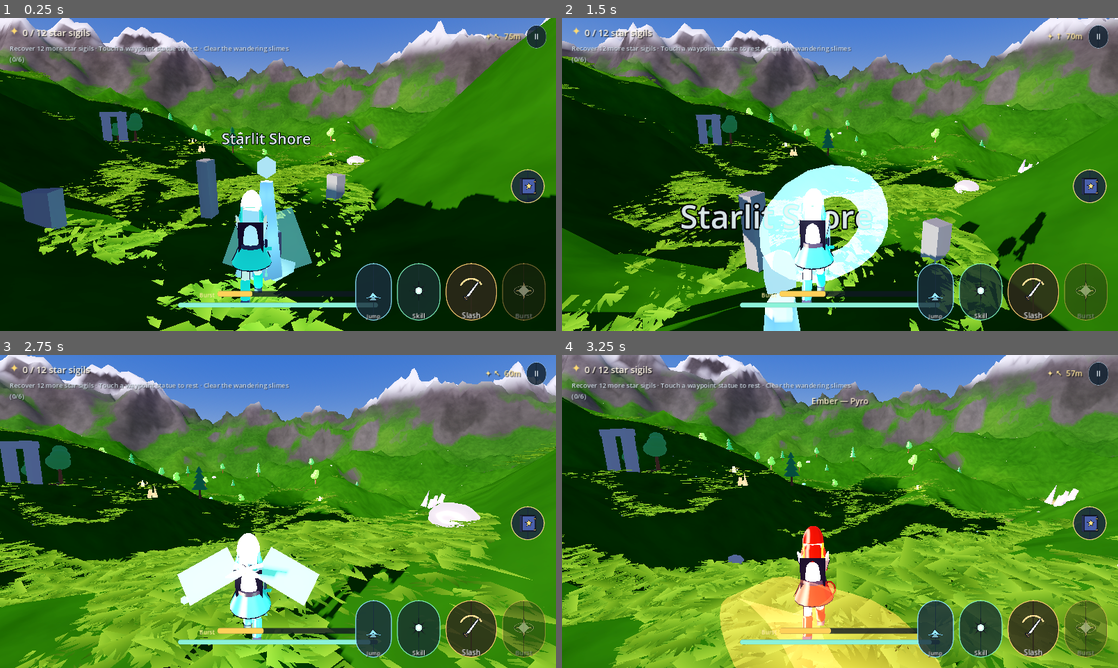
Above: before the commit, frames 1-4 (two rows, left to right).
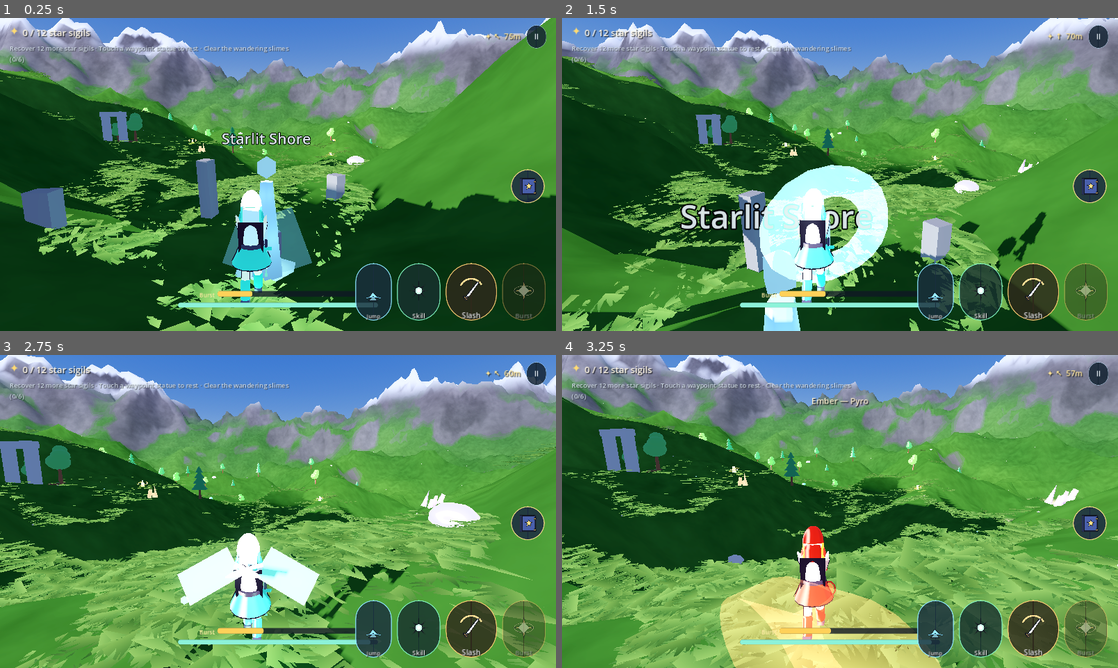
Above: after the commit, the same moments.

Repository: Endiq-jar/LastStar
Game: Godot game, scene res://scenes/world.tscn
The game is run twice, just before and just after one commit, with the same random seed, the same clock (stepped at 60 frames per second) and the same inputs.
Inputs (mouse positions are in pixels of both pictures, inside the frame that each line leads up to):
- Up to frame 1 (0.25 s): no input
- Up to frame 2 (1.5 s): move the mouse to (867, 174) at 0.52 s; hold Q (burst) 0.53-1.28 s; hold W (move_forward) from 0.53 s (still down); click (867, 174) at 0.67 s; tap Space (jump) at 0.77, 1.07 s; move the mouse to (812, 174) at 1.27 s; click (812, 174) at 1.35 s
- Up to frame 3 (2.75 s): keep holding W (move_forward); tap Space (jump) at 1.52, 1.82 s; tap Q (burst) at 1.55 s; move the mouse to (289, 505) at 2.02 s; hold Q (burst) from 2.03 s (still down)
- Up to frame 4 (3.25 s): keep holding W (move_forward); move the mouse to (834, 517) at 2.77 s; release Q (burst) at 2.78 s; tap T (party_next) at 2.85 s; click (834, 517) at 2.92 s; tap Space (jump) at 3.02 s; tap Q (burst) at 3.05 s

The runs differ from the first frame. In frame 1, 44% of the frame differs, in the area x 0-100%, y 0-100%; in frame 2, 52%; in frame 3, 66%; in frame 4, 68%.

Commit message:
fix: stop the greens clipping to neon, lift the black shadows
The previous render was structurally right - the orb was gone, the player was a
character again, the ridge layers separated - but every green surface was at
saturation 0.99 with a blue channel of 9 out of 255. A correctly lit meadow
pixel should be rgb(92,142,65); it measured rgb(82,163,9). Three causes:

* The terrain multiplied its albedo by the raw painted texture. Those textures
  are blue-poor greens, so squaring them into an already blue-poor albedo drove
  blue to nothing. Now only the texture's luminance is used, centred on 1.0, so
  the brushwork survives but the hue is left to the lighting.
* The grass albedo had blue at 40% of green and was then lit by a key whose blue
  was 36% of red. Blue was gone before the grade even ran. Grass albedo now
  holds blue at roughly half of green, and the warm key is capped at 0.72
  warmth with a less extreme amber, so blue survives the light.
* apply_quality() was writing adjustment_saturation = 1.22 behind the day/night
  pass's back - two writers, last one wins, and it was the one that clipped.
  The grade now lives in exactly one function, _grade_env(), which both call.

Shadows were near black (rgb(0,38,0) in the dips). Ambient is up and cooler, so
shaded ground reads as blue-green grass in shade rather than as a dark void; the
far ridge now darkens as well as muting with distance, which is what actually
makes the depth read.

Also: the dry-grass blend was painting acid-yellow camouflage across the
meadow and is now barely there; emission colours above 1.0 that could only clip
to white (the altar, the statue, every VFX shard) are clamped so their colour
survives; and the beauty camera moved inside the 130 m grass radius, which is why
the wide shot had a completely bare foreground.

The probe now reports per-region hue/saturation and a near-pure-hue percentage,
and frees leftover VFX before the beauty frame so a frozen burst pillar cannot
sit in the middle of the screenshot.

Actions moved onto Node 24 releases to clear the remaining deprecation warning:
cache v5.1.0, upload-artifact v6.0.0, download-artifact v8.0.2.

Co-authored-by: arena-agent <297053741+arena-agent@users.noreply.github.com>

Diff:
--- a/scripts/fx.gd
+++ b/scripts/fx.gd
@@ -13,7 +13,11 @@
 	var m := StandardMaterial3D.new()
 	m.albedo_color = color
 	m.emission_enabled = true
-	m.emission = color
+	# Emission is clamped well below 1.0 per channel. Passing the requested
+	# energy straight through meant every effect that asked for 3-4x clipped to
+	# pure white, so all element colours came out identical and the VFX read as
+	# flat white shards. Glow supplies the brightness; the colour has to survive.
+	m.emission = Color(minf(color.r, 0.85), minf(color.g, 0.85), minf(color.b, 0.85))
 	m.emission_energy_multiplier = energy
 	m.shading_mode = BaseMaterial3D.SHADING_MODE_UNSHADED
 	m.transparency = BaseMaterial3D.TRANSPARENCY_ALPHA
--- a/scripts/waypoint_statue.gd
+++ b/scripts/waypoint_statue.gd
@@ -38,9 +38,9 @@
 	var glow := StandardMaterial3D.new()
 	glow.shading_mode = BaseMaterial3D.SHADING_MODE_UNSHADED
 	glow.emission_enabled = true
-	glow.emission = Color(0.55, 0.9, 1.0)
+	glow.emission = Color(0.38, 0.72, 0.95)
 	glow.emission_energy_multiplier = 1.4
-	glow.albedo_color = Color(0.62, 0.88, 1.0)
+	glow.albedo_color = Color(0.50, 0.76, 0.95)
 
 	# Plinth
 	var base := MeshInstance3D.new()
@@ -91,9 +91,9 @@
 		var wm := StandardMaterial3D.new()
 		wm.shading_mode = BaseMaterial3D.SHADING_MODE_UNSHADED
 		wm.transparency = BaseMaterial3D.TRANSPARENCY_ALPHA
-		wm.albedo_color = Color(0.55, 0.9, 1.0, 0.45)
+		wm.albedo_color = Color(0.45, 0.72, 0.90, 0.38)
 		wm.emission_enabled = true
-		wm.emission = Color(0.5, 0.88, 1.0)
+		wm.emission = Color(0.34, 0.62, 0.85)
 		wm.emission_energy_multiplier = 1.6
 		wm.cull_mode = BaseMaterial3D.CULL_DISABLED
 		wing.material_override = wm
--- a/scripts/world.gd
+++ b/scripts/world.gd
@@ -251,31 +251,37 @@
 	# --- glow / ambient occlusion / AA -------------------------------------
 	# SSAO is a Vulkan-renderer feature; setting it on OpenGL is a no-op and
 	# only risks confusing the state when switching renderers.
+	#
+	# Note that the colour grade is NOT set here any more. It used to be, which
+	# meant apply_quality() and the day/night pass both wrote
+	# adjustment_saturation/contrast and the last writer won: at the default tier
+	# saturation was forced to 1.22 and contrast to 1.10 behind the day pass's
+	# back. Saturation at that level is what pushed every already-saturated green
+	# the last few percent into a clipped, channel-starved neon. The grade lives
+	# in exactly one place now - _grade_env(), called from the day pass.
 	match tier:
 		1:
 			env.glow_enabled = false
 			env.ssao_enabled = false
-			env.adjustment_saturation = 1.05
 			_env_msaa(RenderingServer.VIEWPORT_MSAA_DISABLED)
 		2:
 			env.glow_enabled = true
-			env.glow_intensity = 0.32
+			env.glow_intensity = 0.30
 			env.glow_hdr_threshold = 1.25
 			env.ssao_enabled = not compat
 			if not compat:
 				env.ssao_radius = 1.4
 				env.ssao_intensity = 1.6
-			env.adjustment_saturation = 1.24
-			env.adjustment_contrast = 1.08
 			_env_msaa(RenderingServer.VIEWPORT_MSAA_4X if not compat else RenderingServer.VIEWPORT_MSAA_DISABLED)
 		_:
 			env.glow_enabled = true
 			env.glow_intensity = 0.26 if not compat else 0.22
-			env.glow_hdr_threshold = 1.30
+			env.glow_hdr_threshold = 1.35
 			env.ssao_enabled = false
-			env.adjustment_saturation = 1.22
-			env.adjustment_contrast = 1.10
 			_env_msaa(RenderingServer.VIEWPORT_MSAA_2X if not compat else RenderingServer.VIEWPORT_MSAA_DISABLED)
+	# Re-apply the grade so a tier change never leaves the frame at whatever
+	# saturation it happened to be using.
+	_grade_env(env)
 
 
 func _env_msaa(mode: RenderingServer.ViewportMSAA) -> void:
@@ -312,12 +318,12 @@
 	# pale mint no matter how the light energies were tuned. A muted, slightly
 	# warm ambient keeps grass green and lets the sun do the colouring.
 	env.ambient_light_source = Environment.AMBIENT_SOURCE_COLOR
-	env.ambient_light_energy = 0.55
-	env.ambient_light_color = Color(0.58, 0.62, 0.68)
+	env.ambient_light_energy = 1.35
+	env.ambient_light_color = Color(0.57, 0.66, 0.82)
 	env.reflected_light_source = Environment.REFLECTION_SOURCE_SKY
 	# Sky ambient alone can dip to near-black once the sun is low; this floor
 	# guarantees every surface always receives usable light.
-	env.ambient_light_sky_contribution = 0.35
+	env.ambient_light_sky_contribution = 0.45
 
 	env.tonemap_mode = Environment.TONE_MAPPER_FILMIC
 	env.tonemap_exposure = 1.02
@@ -350,6 +356,7 @@
 	env.adjustment_saturation = 1.10
 
 	environment.environment = env
+	_grade_env(env)
 
 	sun.light_color = Color(1.0, 0.95, 0.86)
 	# Matches the daytime value the day/night pass computes.
@@ -414,14 +421,19 @@
 
 	# 1.0 at the warmest (dawn/dusk), 0.0 at high noon.
 	var low_sun := 1.0 - clampf((elevation - 2.0) / 22.0, 0.0, 1.0)
-	var warmth := pow(clampf(low_sun, 0.0, 1.0), 1.25)
+	# Capped below 1.0. A fully amber key (1.0, 0.66, 0.36) multiplies blue by a
+	# third, and every green surface in the world is already blue-poor - the
+	# result was that the whole meadow collapsed onto hue 92 with a blue channel
+	# of 9 out of 255. Holding warmth at 0.72 keeps a clearly warm morning key
+	# while leaving enough blue in the light for greens to stay greens.
+	var warmth := pow(clampf(low_sun, 0.0, 1.0), 1.25) * 0.72
 
 	# --- key light ---------------------------------------------------------
 	# Energy peaks slightly *below* noon: a low sun rakes across the hills, and
 	# brightening it keeps the lit faces punchy while the shadows stay long.
-	sun.light_energy = lerpf(1.32, 1.72, warmth)
-	var noon_col := Color(1.0, 0.95, 0.87)
-	var dawn_col := Color(1.0, 0.66, 0.36)
+	sun.light_energy = lerpf(1.28, 1.60, warmth)
+	var noon_col := Color(1.0, 0.96, 0.89)
+	var dawn_col := Color(1.0, 0.72, 0.46)
 	sun.light_color = noon_col.lerp(dawn_col, warmth)
 	sun.shadow_enabled = true
 
@@ -435,11 +447,16 @@
 	# a raking key is how you get the crushed, muddy shadow side that made the
 	# hillsides look like dark green felt. Sky-blue fill keeps shade readable and
 	# makes the greens look like they are lit by an open sky.
-	var amb_warm := Color(0.50, 0.56, 0.72)
-	var amb_noon := Color(0.58, 0.66, 0.80)
+	var amb_warm := Color(0.50, 0.58, 0.76)
+	var amb_noon := Color(0.57, 0.66, 0.82)
 	env.ambient_light_source = Environment.AMBIENT_SOURCE_COLOR
 	env.ambient_light_color = amb_noon.lerp(amb_warm, warmth)
-	env.ambient_light_energy = lerpf(0.92, 0.84, warmth)
+	# Higher than it looks like it should be, deliberately. In this renderer the
+	# terminator on the meadow falls off fast, and at 0.84 the shaded half of
+	# every hill sat at rgb(0,38,0) - near black, which is what made the terrain
+	# read as a dark green felt wedge rather than grass in shade. Shade in a
+	# stylised world is a colour, not an absence of one.
+	env.ambient_light_energy = lerpf(1.35, 1.15, warmth)
 
 	# --- fog ---------------------------------------------------------------
 	# Fog carries the sun's colour, which is what makes distant hills read as
@@ -463,14 +480,25 @@
 		mat.ground_horizon_color = mat.sky_horizon_color
 		mat.ground_bottom_color = Color(0.20, 0.26, 0.22).lerp(Color(0.28, 0.24, 0.22), warmth)
 
-	# --- grade -------------------------------------------------------------
-	# A touch warmer and slightly more saturated as the sun drops. This is the
-	# cheap version of a colour-grade LUT and it sells the time of day more than
-	# any single light tweak.
-	if env.adjustment_enabled:
-		env.adjustment_saturation = lerpf(1.10, 1.22, warmth)
-		env.adjustment_contrast = lerpf(1.09, 1.14, warmth)
-		env.adjustment_brightness = lerpf(1.0, 1.02, warmth)
+	_grade_env(env, warmth)
+
+
+func _grade_env(env: Environment, warmth: float = 0.5) -> void:
+	## The one and only place the colour grade is written.
+	##
+	## Contrast pulls the frame together and the grade warms slightly as the sun
+	## drops, but saturation stays close to 1.0. Pushing it up - which is the
+	## obvious "make it pop" move, and was what this did - clips the most
+	## saturated surface in the frame (the meadow) while leaving everything else
+	## untouched, so the greens go neon and the rock does not change at all. Any
+	## extra saturation has to come from the albedo, which this project already
+	## has plenty of.
+	if env == null:
+		return
+	env.adjustment_enabled = true
+	env.adjustment_saturation = lerpf(1.04, 1.12, warmth)
+	env.adjustment_contrast = lerpf(1.08, 1.13, warmth)
+	env.adjustment_brightness = lerpf(1.0, 1.02, warmth)
 
 
 
@@ -498,9 +526,13 @@
 	var glow := StandardMaterial3D.new()
 	glow.shading_mode = BaseMaterial3D.SHADING_MODE_UNSHADED
 	glow.emission_enabled = true
-	glow.emission = Color(0.55, 0.95, 0.9)
-	glow.emission_energy_multiplier = 2.2
-	glow.albedo_color = Color(0.7, 1.0, 0.95)
+	# Emission colours that are already at 0.9-1.0 in a channel have nowhere to go
+	# once multiplied by an energy above 1: they clip, and the result reads as a
+	# flat white wedge rather than a glow. Kept under 1.0 with a modest energy so
+	# glow picks up the excess instead of the tonemapper flattening it.
+	glow.emission = Color(0.40, 0.86, 0.80)
+	glow.emission_energy_multiplier = 1.25
+	glow.albedo_color = Color(0.55, 0.86, 0.82)
 
 	var disc := MeshInstance3D.new()
 	var cylinder := CylinderMesh.new()
--- a/shaders/grass_sway.gdshader
+++ b/shaders/grass_sway.gdshader
@@ -19,9 +19,14 @@
 // plus a bright sun is what produced the neon lime carpet that made the valley
 // look like a golf course. Real Genshin grass albedo sits around 0.12-0.22
 // luminance and lets the key light take it up.
-uniform vec4 grass_color : source_color = vec4(0.15, 0.27, 0.11, 1.0);
-uniform vec4 grass_tip : source_color = vec4(0.40, 0.56, 0.21, 1.0);
-uniform vec4 dry_color : source_color = vec4(0.38, 0.40, 0.19, 1.0);
+// Note the blue channel. A green albedo of (0.15, 0.27, 0.11) looks reasonable
+// on paper, but a warm low sun plus a warm grade multiplies blue by ~0.4, and
+// blue was already the weakest channel - so the lit result landed at rgb(82,163,9),
+// a pure hue-92 lime with no blue left in it at all. Keeping blue at roughly half
+// of green survives the warm light and reads as the soft green of lit grass.
+uniform vec4 grass_color : source_color = vec4(0.15, 0.26, 0.14, 1.0);
+uniform vec4 grass_tip : source_color = vec4(0.38, 0.52, 0.26, 1.0);
+uniform vec4 dry_color : source_color = vec4(0.36, 0.38, 0.22, 1.0);
 uniform float wind_strength : hint_range(0.0, 1.0) = 0.22;
 uniform float wind_speed : hint_range(0.0, 4.0) = 1.4;
 uniform vec2 wind_dir = vec2(0.85, 0.35);
--- a/shaders/terrain_anime.gdshader
+++ b/shaders/terrain_anime.gdshader
@@ -10,8 +10,8 @@
 uniform sampler2D sand_tex : source_color, filter_linear_mipmap, repeat_enable;
 uniform sampler2D macro_tex : hint_default_white, filter_linear_mipmap, repeat_enable;
 
-uniform vec4 meadow_tint : source_color = vec4(0.30, 0.47, 0.21, 1.0);
-uniform vec4 meadow_deep : source_color = vec4(0.14, 0.29, 0.14, 1.0);
+uniform vec4 meadow_tint : source_color = vec4(0.28, 0.45, 0.20, 1.0);
+uniform vec4 meadow_deep : source_color = vec4(0.13, 0.27, 0.13, 1.0);
 uniform vec4 rock_tint : source_color = vec4(0.42, 0.41, 0.44, 1.0);
 uniform vec4 sand_tint : source_color = vec4(0.74, 0.68, 0.52, 1.0);
 uniform vec4 shadow_tint : source_color = vec4(0.68, 0.72, 0.95, 1.0);
@@ -62,31 +62,46 @@
 	// which at distance turned every mountain into a wall of fine-grained
 	// static. Now the large-scale `patch` value picks the colour and the
 	// texture only adds a faint brush grain on top.
-	float dry = smoothstep(0.45, 0.92, patch);
+	float dry = smoothstep(0.55, 1.0, patch);
 
 	// Detail from the painted textures, scaled to a painterly size rather than
 	// a photographic one. tri() picks the best projection per surface so cliffs
 	// do not stretch the meadow.
+	//
+	// Only the *luminance* of these is used, never their colour, and it is
+	// centred on 1.0 so it modulates rather than tints. Multiplying the albedo
+	// by the raw texture was the main source of the neon: the painted greens are
+	// blue-poor (blue channel around 0.16), so squaring them into an already
+	// blue-poor meadow albedo drove blue near zero and left a pure, saturated
+	// green with nothing to hold it back. Luminance detail keeps the texture's
+	// brushwork - the variation in value that reads as painted - without
+	// touching the hue the lighting depends on.
 	vec3 meadow_detail = tri(meadow_tex, v_world, wn, uv_scale);
 	vec3 rock_detail = tri(rock_tex, v_world, wn, uv_scale * 0.62);
 	vec3 sand_detail = tri(sand_tex, v_world, wn, uv_scale * 1.25);
+	float meadow_l = dot(meadow_detail, vec3(0.2126, 0.7152, 0.0722));
+	float rock_l = dot(rock_detail, vec3(0.2126, 0.7152, 0.0722));
+	float sand_l = dot(sand_detail, vec3(0.2126, 0.7152, 0.0722));
 
 	// Meadow: two greens, broken up by the soft macro patches, modulated by the
 	// painted detail (kept subtle so the flat anime bands still dominate).
 	vec3 grass = mix(meadow_deep.rgb, meadow_tint.rgb, 0.35 + patch * 0.65);
-	grass *= mix(vec3(1.0), meadow_detail * 1.35, 0.55);
+	grass *= mix(1.0, meadow_l * 1.9, 0.45);
 	// A little golden meadow mixed in, the way open-world grass reads. Kept
 	// low: push this and the hillsides turn acid yellow-green.
-	grass = mix(grass, vec3(0.46, 0.44, 0.20), dry * 0.10);
+	// The dry blend is nearly as weak as it can be while still breaking up the
+	// field. At 0.10 with a lighter yellow it painted large acid-yellow blotches
+	// across the meadow that read as camo, not as sun-bleached grass.
+	grass = mix(grass, vec3(0.34, 0.36, 0.19), dry * 0.06);
 
 	// Rock: warm grey, cooler in shadowed bands.
 	vec3 rock_col = rock_tint.rgb * mix(0.66, 1.0, patch);
-	rock_col *= mix(vec3(1.0), rock_detail * 1.30, 0.50);
+	rock_col *= mix(1.0, rock_l * 1.9, 0.42);
 
 	// Height bands: sand at the shoreline, meadow in the valley, rock up high.
 	float shore = 1.0 - smoothstep(water_level + 0.4, water_level + 2.6, h);
 	float highland = smoothstep(rock_height * 0.78, rock_height * 1.35, h);
-	vec3 sand_col = sand_tint.rgb * mix(vec3(1.0), sand_detail * 1.25, 0.45);
+	vec3 sand_col = sand_tint.rgb * mix(1.0, sand_l * 1.9, 0.38);
 	vec3 col = mix(grass, sand_col, shore);
 	col = mix(col, rock_col, highland * 0.9);
 
@@ -117,9 +132,12 @@
 	// the distance to the camera on every renderer without extra uniforms.
 	float cam_dist = length(VERTEX);
 	float haze = smoothstep(haze_begin, haze_end, cam_dist);
+	// Mute toward luminance AND darken. Muting alone kept the far ridge as bright
+	// as the near hill, so it read as a flat green wall behind the valley instead
+	// of receding into atmosphere; the depth cue is mostly the value drop.
 	float luma = dot(col, vec3(0.2126, 0.7152, 0.0722));
-	vec3 hazed = mix(vec3(luma), col, 0.55) * vec3(0.92, 0.95, 1.06);
-	col = mix(col, hazed, haze * 0.92);
+	vec3 hazed = mix(vec3(luma), col, 0.58) * vec3(0.86, 0.92, 1.10);
+	col = mix(col, hazed, haze * 0.95);
 
 	ALBEDO = col;
 	ROUGHNESS = mix(0.92, 0.24, wet);
--- a/tests/render_probe.gd
+++ b/tests/render_probe.gd
@@ -344,6 +344,25 @@
 			_log("INFO", "alt view mean_luma=%.3f nonblack=%.1f%% colours=%d" % [
 				s2["luma"], s2["nonblack"] * 100.0, s2["colours"]])
 
+	# --- clear combat VFX before the beauty frame --------------------------
+	# The gameplay capture caught a burst mid-cast: an 18 m transparent light
+	# pillar directly behind the player, which is what the tall cyan wedge in the
+	# frame was. VFX tweens are driven by the tree, so once the world is paused
+	# they never finish and the pillar stays on screen forever. Free every
+	# transient effect node rather than waiting for a tween that will not run.
+	for fx_node in world.find_children("*", "MeshInstance3D", true, false):
+		var fx_mi := fx_node as MeshInstance3D
+		var mat := fx_mi.material_override
+		if mat is StandardMaterial3D:
+			var sm := mat as StandardMaterial3D
+			# Unshaded emissive geometry is only ever VFX or a crystal.
+			if sm.shading_mode == BaseMaterial3D.SHADING_MODE_UNSHADED and sm.emission_enabled:
+				if fx_mi.get_parent() != null and fx_mi.get_parent().name.begins_with("@"):
+					fx_mi.get_parent().queue_free()
+				elif fx_mi.name.begins_with("@"):
+					fx_mi.queue_free()
+	await get_tree().process_frame
+
 	# --- environment beauty shot -------------------------------------------
 	# A fixed, wide vantage point over the valley. The gameplay camera is a
 	# close third-person shoulder view, which is useless for judging terrain,
@@ -358,15 +377,18 @@
 	# third. The old framing sat in the middle of a slope at eye level with the
 	# horizon dead centre, which is the least flattering composition possible -
 	# it showed neither the valley nor the sky.
-	var eye := Vector3(-150.0, 0.0, -168.0)
+	# Chosen so the grass field (which follows the player, radius 130 m) is still
+	# in frame: the previous vantage sat just outside it, so the beauty shot had
+	# no foreground grass at all and the slope read as bare green geometry.
+	var eye := Vector3(-70.0, 0.0, -70.0)
 	var terrain_node := world.get_node_or_null("Terrain")
 	if terrain_node != null and terrain_node.has_method("get_height_at"):
-		eye.y = terrain_node.get_height_at(eye.x, eye.z) + 18.0
+		eye.y = terrain_node.get_height_at(eye.x, eye.z) + 30.0
 	else:
 		eye.y = 40.0
 	beauty.global_position = eye
 	# Look slightly down-valley and just under the horizon, toward the lake.
-	beauty.look_at(Vector3(120.0, eye.y - 6.0, 150.0), Vector3.UP)
+	beauty.look_at(Vector3(40.0, eye.y - 24.0, 90.0), Vector3.UP)
 
 	# Push the sun to a warm low morning for the beauty frame so the shot shows
 	# the graded palette rather than whatever time the world happened to boot at.
@@ -379,6 +401,7 @@
 	if img3:
 		img3.save_png(out_dir.path_join("world_wide.png"))
 		_check_blob(img3, "wide")
+		_report_palette(img3, "wide")
 		var s3 := _analyse(img3)
 		_log("INFO", "wide view mean_luma=%.3f nonblack=%.1f%% colours=%d sky=%.1f%%" % [
 			s3["luma"], s3["nonblack"] * 100.0, s3["colours"], s3["sky"] * 100.0])
@@ -388,6 +411,53 @@
 			_log("WARN", "wide view is overexposed (mean luma %.2f)" % s3["luma"])
 
 	_finish(_fail)
+
+
+func _report_palette(img: Image, label: String) -> void:
+	## Print hue/saturation for a few fixed sample points so the colour grade can
+	## be checked as numbers instead of by eye. The neon-green problem that took
+	## several render cycles to pin down was a saturation of 0.99 at hue 92 - a
+	## value that a single measurement would have exposed immediately.
+	var w := img.get_width()
+	var h := img.get_height()
+	var pts := {
+		"foreground": Vector2i(int(w * 0.28), int(h * 0.86)),
+		"meadow": Vector2i(int(w * 0.52), int(h * 0.62)),
+		"far hill": Vector2i(int(w * 0.66), int(h * 0.44)),
+		"horizon": Vector2i(int(w * 0.80), int(h * 0.30)),
+	}
+	var parts: Array[String] = []
+	var worst := 0.0
+	for key in pts.keys():
+		var c := img.get_pixel(pts[key].x, pts[key].y)
+		var hsv := Color(c.r, c.g, c.b).hsv  # Godot exposes hsv directly
+		parts.append("%s h=%3.0f s=%.2f v=%.2f" % [key, hsv.h * 360.0, hsv.s, hsv.v])
+		if key != "horizon":
+			worst = maxf(worst, hsv.s)
+	_log("INFO", "%s palette: %s" % [label, ", ".join(parts)])
+	# Face validity for "is this neon": count pixels that are almost pure hue -
+	# saturation above 0.90 with a mid or high value. A realistic stylised frame
+	# sits far below 15%; the neon-green versions of this render were well over
+	# 60%, because a warm sun on a blue-poor green albedo clipped the blue channel
+	# to zero across the entire hillside.
+	var hot := 0
+	var counted := 0
+	var step := maxi(1, int(img.get_width() / 120.0))
+	for y in range(0, img.get_height(), step):
+		for x in range(0, img.get_width(), step):
+			counted += 1
+			var c2 := img.get_pixel(x, y)
+			var hsv2 := Color(c2.r, c2.g, c2.b).hsv
+			if hsv2.s > 0.90 and hsv2.v > 0.30:
+				hot += 1
+	if counted > 0:
+		var frac := float(hot) / float(counted)
+		_log("INFO", "%s saturated pixels (s>0.90, v>0.30) = %.1f%%" % [label, frac * 100.0])
+		if frac > 0.35:
+			_log("WARN", "%s is %.0f%% near-pure hue - the frame reads as neon rather than painted" % [
+				label, frac * 100.0])
+	if worst > 0.92:
+		_log("WARN", "%s has a near-pure sample (saturation %.2f) - the grade is clipping a channel" % [label, worst])
 
 
 func _check_blob(img: Image, label: String) -> void:
Binary file changed: docs/render_wide.png
Binary file changed: docs/render_world.png
